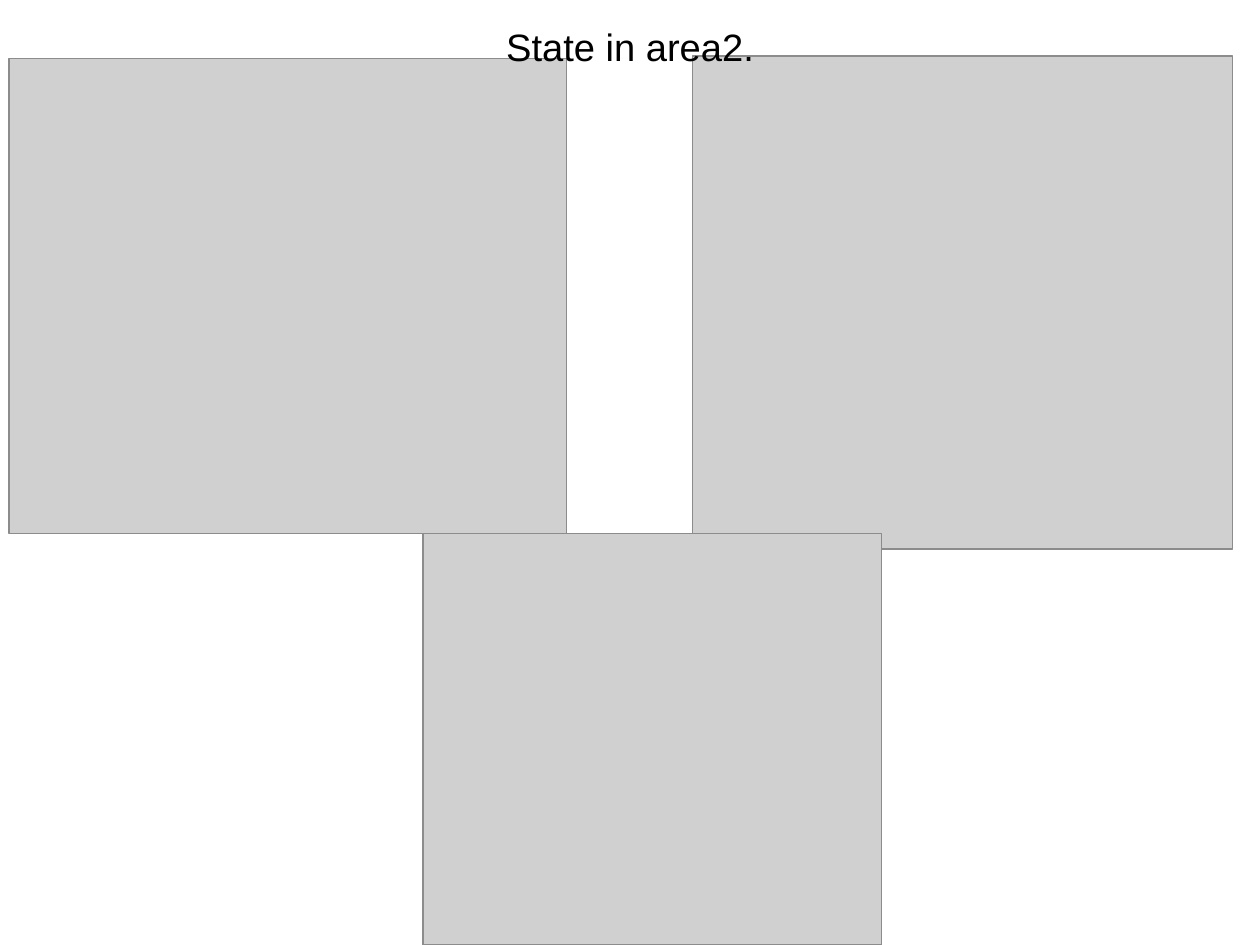
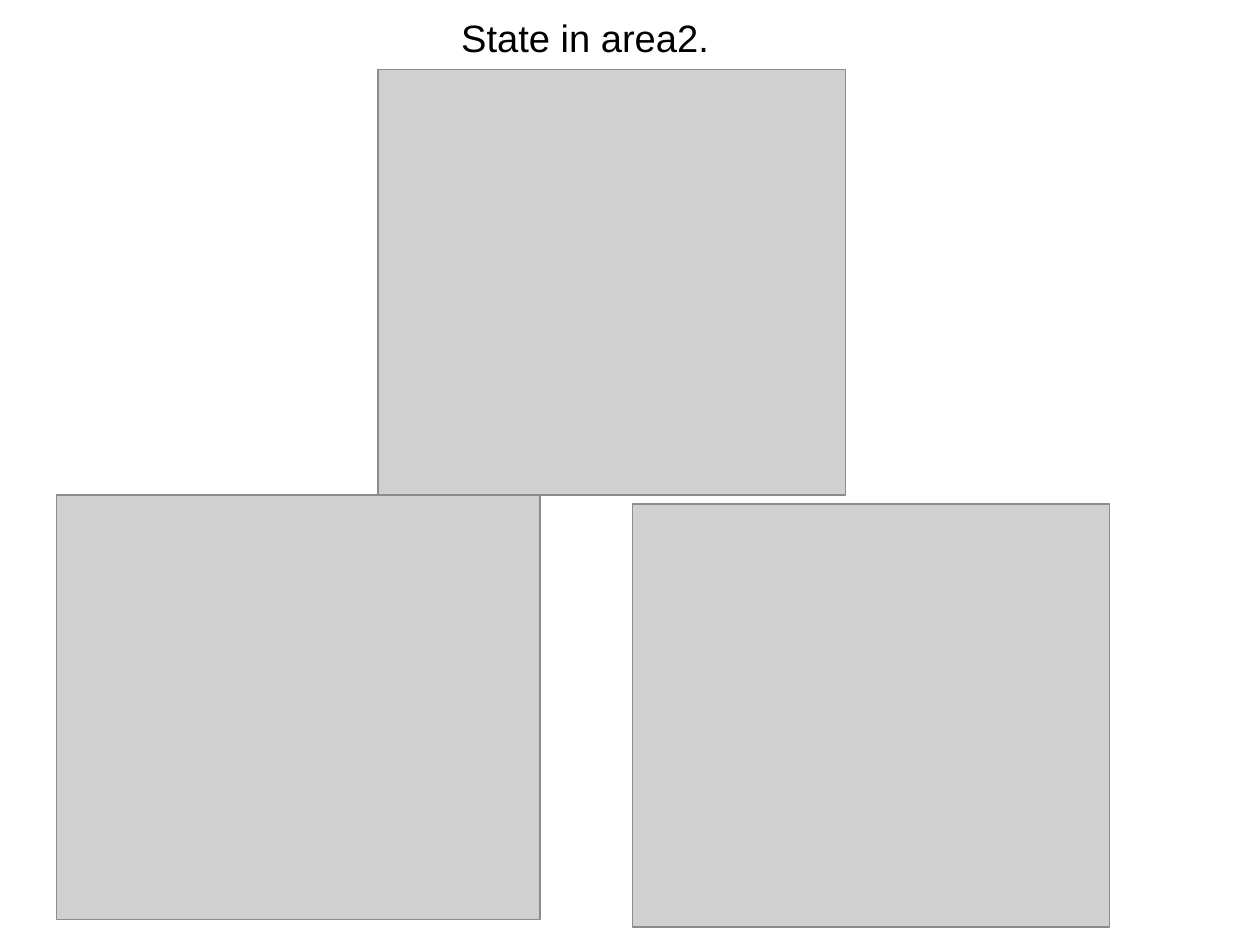
Before and after one commit to matthewR1993/qscheme, a slide deck: slide 6 of results/res2.odp. Drawn at 1260x945 pixels with LibreOffice and Linux fonts; fonts in the diff are those of the drawing; grey boxes stand for pictures. Boxes give left, top, right and bottom in pixels: in the first picture for what was removed or moved away, otherwise in the second. Text is boxed around its words. In the diff, an @@ line names an element or a change of style, - is before the commit and + after.

```diff
--- a/results/res2.odp
+++ b/results/res2.odp
@@ text "State in area2." rewrapped from [506, 33, 754, 69] to [461, 24, 709, 53] @@
@@ picture: place and size @@
-picture at [9, 58, 567, 533]
+picture at [378, 70, 846, 495]
@@ picture: place and size @@
-picture at [693, 56, 1233, 549]
+picture at [56, 495, 540, 919]
@@ picture: place and size @@
-picture at [423, 534, 883, 945]
+picture at [632, 504, 1110, 927]
```
Also in this commit, not shown: 3 other slides changed, 8 slides added, 6 slides removed, 26 other files.
